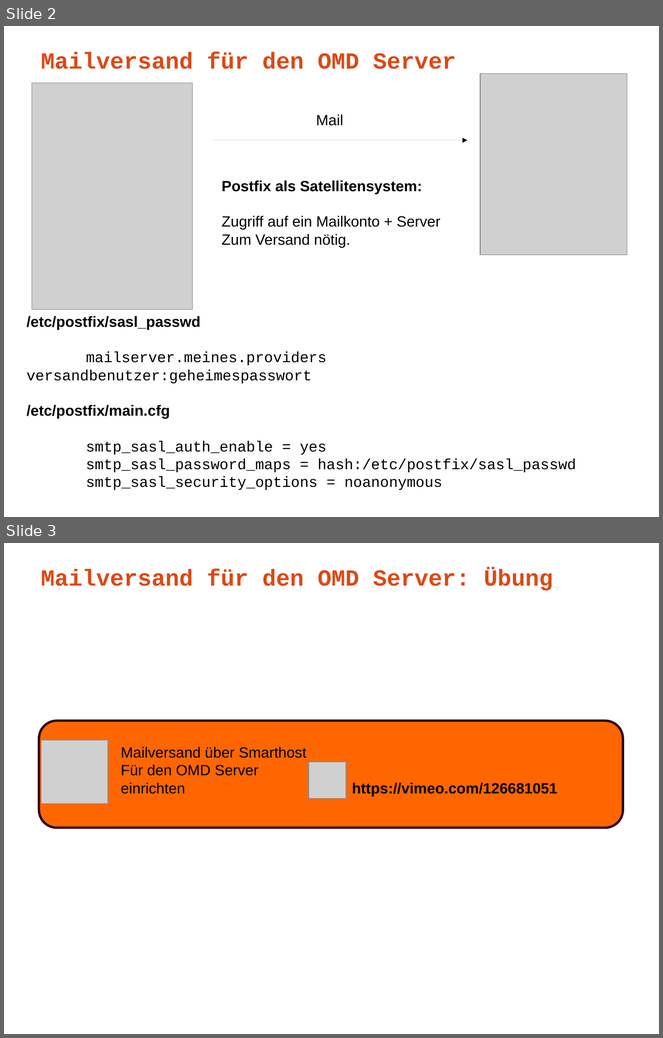
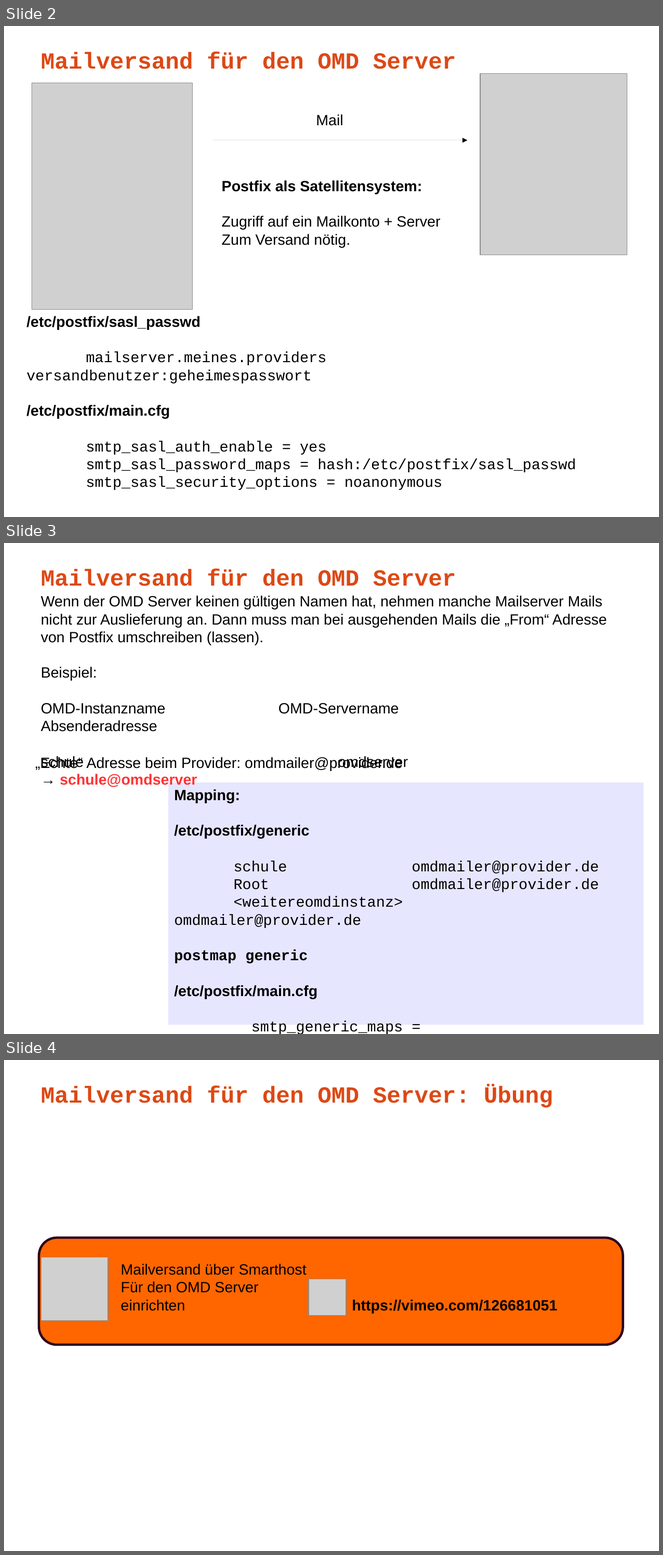
Before and after one commit to musikhuber/fobi-ES, a slide deck: material-OMD/praesentationen/050_omd_notifications.odp. Shown one above the other, each under a label of ours: slides 2 and 3 before the commit, slides 2, 3 and 4 after it. The pictures are 663x1038 and 663x1555 pixels, drawn with LibreOffice and Linux fonts; fonts in the diff are those of the drawing; grey boxes stand for pictures. Boxes give left, top, right and bottom in pixels: in the first picture for what was removed or moved away, otherwise in the second. Text is boxed around its words. In the diff, an @@ line names an element or a change of style, - is before the commit and + after.

Commit message:
Mailversandbefehle, Sonderfall Mailversand

```diff
--- a/material-OMD/praesentationen/050_omd_notifications.odp
+++ b/material-OMD/praesentationen/050_omd_notifications.odp
@@ slide 3 added at (x1=4, y1=543, x2=659, y2=1034), background #FFFFFF @@
@@ text added at (x1=41, y1=569, x2=456, y2=586), 28 pt, text #DD4814, bold @@
+Mailversand für den OMD Server
@@ text added at (x1=41, y1=596, x2=607, y2=787), 18 pt, text #000000 @@
+Wenn der OMD Server keinen gültigen Namen hat, nehmen manche Mailserver Mails
+nicht zur Auslieferung an. Dann muss man bei ausgehenden Mails die „From“ Adresse
+von Postfix umschreiben (lassen).
+Beispiel:
+OMD-Instanzname OMD-Servername Absenderadresse
+schule omdserver → schule@omdserver
@@ text added at (x1=87, y1=757, x2=403, y2=771), 18 pt, text #000000 @@
+„Echte“ Adresse beim Provider: omdmailer@provider.de
@@ rectangle added at (x1=168, y1=783, x2=644, y2=1025), fill #E6E6FF, 18 pt, text #000000 @@
+Mapping:
+/etc/postfix/generic
+schule omdmailer@provider.de
+Root omdmailer@provider.de
+<weitereomdinstanz> omdmailer@provider.de
+postmap generic
+/etc/postfix/main.cfg
+smtp_generic_maps = hash:/etc/postfix/generic
@@ what was slide 3 is now slide 4 @@
```
Also in this commit, not shown: 2 other files.
